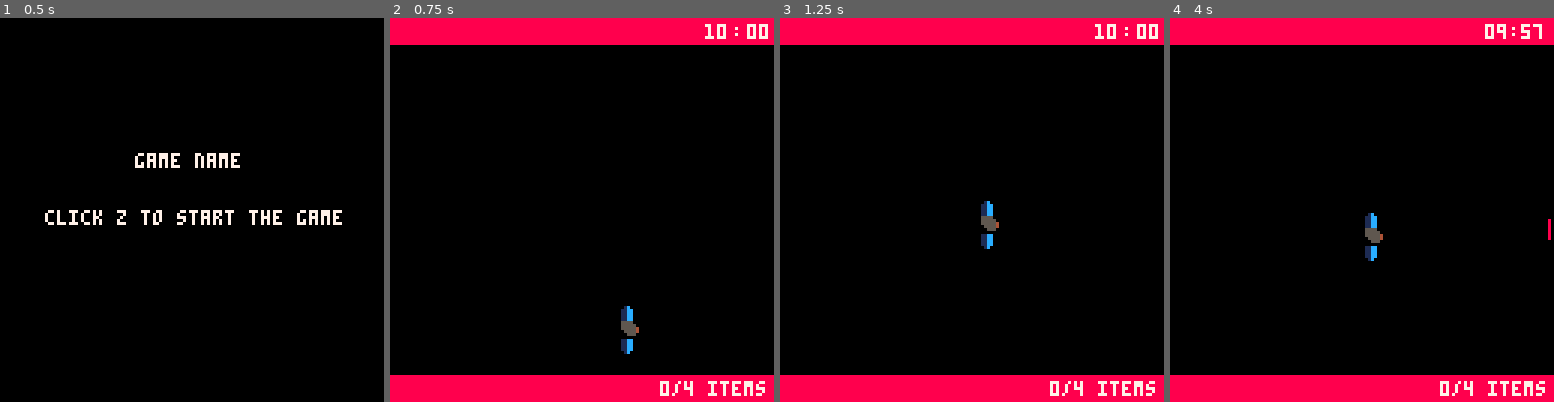
Above: before the commit, frames 1-4 (left to right).
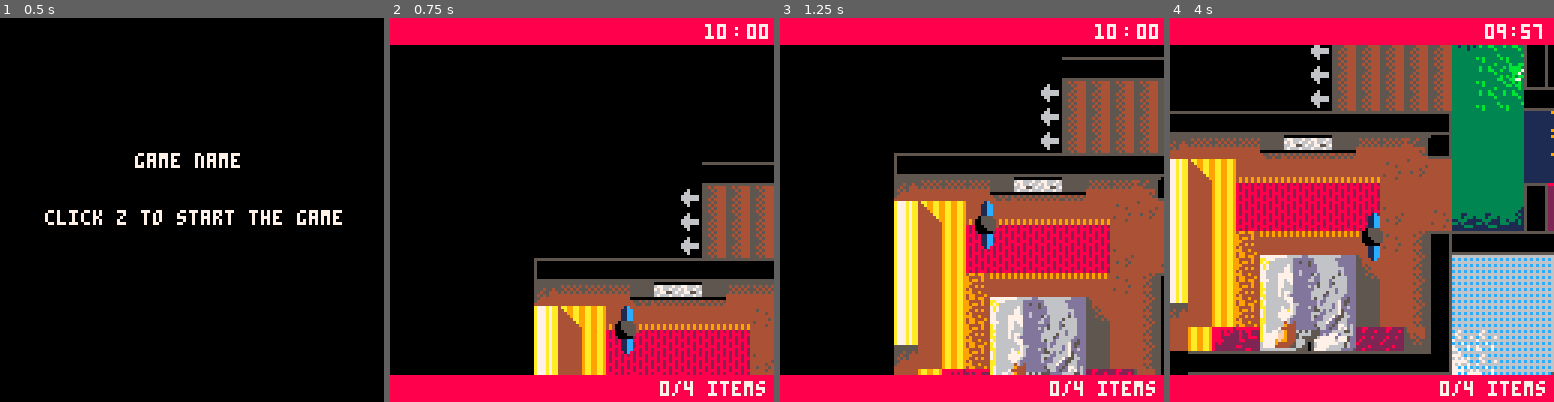
Above: after the commit, the same moments.

Repository: aquelemiguel/retrojam-2017
Game: PICO-8 cartridge temp.p8
Two runs of this game, one before a commit and one after it. Both use one fixed random seed, a clock stepped at 60 frames per second and the inputs below.
Inputs:
- Up to frame 1 (0.5 s): no input
- Up to frame 2 (0.75 s): tap O (Z key) at 0.7 s
- Up to frame 3 (1.25 s): no input
- Up to frame 4 (4 s): hold Right 1.6-2.1 s; tap O (Z key) every 0.4 s from 1.7 to 3.7 s; hold Up 2.15-2.42 s; hold Right 2.47-3.03 s; hold Left 3.08-3.58 s; hold Down 3.63-3.97 s

Frame 1 is identical in both runs. In frame 2, 20% of the frame differs, in the area x 37-100%, y 37-93%; in frame 3, 42%; in frame 4, 67%, in the area x 0-100%, y 7-93%.

Commit message:
wow que heurge incrivel

Diff:
--- a/temp.p8
+++ b/temp.p8
@@ -318,12 +318,13 @@
         --here place the processes used in common in all states, ex movement
     if(player.task == "suit") then  --if current task is searching for suit then sees in what part of the clues he is in
             if(player.currentclue == 1) then
+
+                local old_camx = camx
+      					local old_camy = camy
+
+
+
                 if (game.text == "main wardrobe" and fget(103, 7)) then
-
-        				local old_camx = camx;
-        				local old_camy = camy;
-        				sfx(25)
-
             		display_text("quit toying around! i gotta get to work", 30, 140, 150, 150)
             		fset(103,7,false)
         			player.currentclue = 2
@@ -340,15 +341,23 @@
                  if (game.text == "kids wardrobe" and fget(79, 7)) then
             		display_text("spoons up ma butt spoons up ma butt spoons up ma butt spoons up ma butt spoons up ma butt spoons up ma butt", 30, 140, 150, 150)
             		fset(206,7,false)
-        			player.currentclue = 3
+        			player.currentclue = 1
         			player.task = "suitcase"
         		end
         	end
 
         elseif(player.task == "suitcase") then  --if current task is searching for suit then sees in what part of the clues he is in
             if(player.currentclue == 1) then
-                print("does it achieved the first clue")
-                --checks if player got the clue, in that case stores the current clue
+                if (game.text == "toilet" and (fget(224, 7) or fget(225, 7) or fget(240, 7) or fget(241, 7) )) then
+            		display_text("you pick up a key behind the teddy bear! what could this open?", 30, 140, 150, 150)
+            		fset(224,7,false)
+            		fset(225,7,false)
+        		    fset(240,7,false)
+            		fset(241,7,false)
+
+
+        			player.currentclue = 2
+            	end
             elseif(player.currentclue == 2) then
                 print("does things")
             elseif(player.currentclue == 3) then
@@ -423,10 +432,10 @@
     	spr(222,player.x,player.y+4, 1, 1, true, false)
     	spr(223,player.x-8,player.y+4, 1, 1, true, false)
     elseif was_pressed and player.direction == 2 then
-    	spr(206,player.x,player.y+4, 1, 1, false, true)
-    	spr(207,player.x+8,player.y+4, 1, 1, false, true)
-    	spr(222,player.x,player.y-4, 1, 1, false, true)
-    	spr(223,player.x+8,player.y-4, 1, 1, false, true)
+    	spr(204,player.x,player.y+4, 1, 1, false, true)
+    	spr(205,player.x+8,player.y+4, 1, 1, false, true)
+    	spr(220,player.x,player.y-4, 1, 1, false, true)
+    	spr(221,player.x+8,player.y-4, 1, 1, false, true)
     else
     	spr(1,player.x,player.y-4)
     	spr(2,player.x,player.y+4)
@@ -697,127 +706,169 @@
 
 
 
-…(124 lines of a section not shown)…
+__gff__
+0001010000008000000101010100000001010000000000000081010101000100000100008100000000810101010000000001010101010100008101010101838300030102000200020003010000000001020002000000000000000000000000010200020000000000010101000000000000000000000000000000000000000000
+0000000000000000000000000000000000000000000000000000000000000000818100000000000000000000000000000000000000000000000000000000000080008081810000008000000000000000000000818101010000000000000000008181810000010100000000000000000081818181000000000000000000000000
+__map__
+0808080808080808080808080808080808080808080808000000000000000000000000000000000000000000000000000000000000000000000000000000000000000000000000000000000000000000000000000000000000000000000000000000000000000000000000000000000000000000000000000000000000000000
+0808080808080808080808080808080808080808080800080000000000000000000000000000000000000000000000000000000000000000000000000000000000000000000000000000000000000000000000000000000000000000000000000000000000000000000000000000000000000000000000000000000000000000
+0808080808080808080808080808080808080808080800000000000000000000000000000000313131313131312100000000000000000000000000000000000000000000000000000000000000000000000000000000000000000000000000000000000000000000000000000000000000000000000000000000000000000000
+080808080808080808080808080808080808080808080000000000000000000000000000058c588b58585856560000000000000000000000000000000000000000000000000000000000000000000000000000000000000000000000000000000000000000000000000000000000000000000000000000000000000000000000
+0808080808080808080808080808080808080808080800000000000000000000000000000505050505885656570800000000000000000000000000000000000000000000000000000000000000000000000000000000000000000000000000000000000000000000000000000000000000000000000000000000000000000000
+0808080808080808080808080808080808080808080000000000000000000000000000000505050e0e0e0e0e0ea008000000000000000000000000000000000000000000000000000000000000000000000000000000000000000000000000000000000000000000000000000000000000000000000000000000000000000000
+0808080808080808080808080831313131313131312100000000000000000000000000000505050e0e0e0e0e0ea008000000000000000000000000000000000000000000000000000000000000000000000000000000000000000000000000000000000000000000000000000000000000000000000000000000000000000000
+080808080808080808080808a10e0e0e0e0e5856563200080800000000000000000000001414143631313131312108000000000000000000000000000000000000000000000000000000000000000000000000000000000000000000000000000000000000000000000000000000000000000000000000000000000000000000
+080808080808080808080808a10e0e0e0e0e055657320000000000000000000000000032648c8b97976496620b3200000000000000000000000000000000000000000000000000000000000000000000000000000000000000000000000000000000000000000000000000000000000000000000000000000000000000000000
+080808080808080808080808a10e0e0e0e0e055656313131313131313121000000000032948a8864c5c664620c3200000000000000000000000000000000000000000000000000000000000000000000000000000000000000000000000000000000000000000000000000000000000000000000000000000000000000000000
+0808080808083631313131313131313131210505054e6043414860265c3200000000003284898a64d5d66464863200000000000000000000000000000000000000000000000000000000000000000000000000000000000000000000000000000000000000000000000000000000000000000000000000000000000000000000
+0808080808080f1f1f1f103e3e111f1f2f330505054e6052455060265c3200000000003285956464e5e66464873200000000000000000000000000000000000000000000000000000000000000000000000000000000000000000000000000000000000000000000000000000000000000000000000000000000000000000000
+000008000000670d663737373737375455060505054e4e60606060265c32000000000032c3c46464f5f66464873208000000000000000000000000000000000000000000000000000000000000000000000000000000000000000000000000000000000000000000000000000000000000000000000000000000000000000000
+000000000000670666171717171717060606050505354f4e494e26495c32000000000032d3d4646464646464643208080808080808080808000000000000000000000000000000000000000000000000000000000000000000000000000000000000000000000000000000000000000000000000000000000000000000000000
+0000000000006706661717171717175506545b5b5a325f5d4be25d4b5e320000000000323131219091133631313131313131312108080808000000000000000000000000000000000000000000000000000000000000000000000000000000000000000000000000000000000000000000000000000000000000000000000000
+0000000000006706662e3838383838542d353131313131313131313131330000000000326f751313131313766f3280797a047f3208080808000000000000000000000000000000000000000000000000000000000000000000000000000000000000000000000000000000000000000000000000000000000000000000000000
+0000000000006706662e090a0b0c1d062d324d4d4d4d4d4d6e6d32000000000000000032777217171717177377070707077e7d3208080808000000000000000000000000000000000000000000000000000000000000000000000000000000000000000000000000000000000000000000000000000000000000000000000000
+0000000000006706662e191a1b1c13062d324d4d4d4d4d4d6e6e3200000000000000003213170606700606171307c27c927e7d3208080808000000000000000000000000000000000000000000000000000000000000000000000000000000000000000000000000000000000000000000000000000000000000000000000000
+0000000000000f06662e292a2b2c13062d324d4d4d4d4d4d4d4d32000000000000000032131765066f0665171307c27c927e7d3208080808000000000000000000000000000000000000000000000000000000000000000000000000000000000000000000000000000000000000000000000000000000000000000000000000
+0000000000000666696a393a3b3c686830326b6b4d4d4d4de0e13200000000000000003213170606700606171307c27c927e7d3208080808000000000000000000000000000000000000000000000000000000000000000000000000000000000000000000000000000000000000000000000000000000000000000000000000
+0000000000000831313131313131313131336c6b4d4df2f3f0f1320000000000000000327871171717171774780707070707273208080808000000000000000000000000000000000000000000000000000000000000000000000000000000000000000000000000000000000000000000000000000000000000000000000000
+0000000000000000080000000000000000003631313131313131210000000000000000326f751313131313766f3581838383823208080808000000000000000000000000000000000000000000000000000000000000000000000000000000000000000000000000000000000000000000000000000000000000000000000000
+0000000000000000000000000000000000000000000000000000080000000000000008363131313131313131313131313131313300000000000000000000000000000000000000000000000000000000000000000000000000000000000000000000000000000000000000000000000000000000000000000000000000000000
+0000000000000000000000000000000000000000000000000000000000000000000000080800000000000000000000000000000000000000000000000000000000000000000000000000000000000000000000000000000000000000000000000000000000000000000000000000000000000000000000000000000000000000
+0000000000000000000000000000000000000000000000000000000000000000000000000808080808080808080000000000000000000000000000000000000000000000000000000000000000000000000000000000000000000000000000000000000000000000000000000000000000000000000000000000000000000000
+0000000000000000000000000000000000000000000000000000000000000000000000000808080808080808080808080000000000000000000000000000000000000000000000000000000000000000000000000000000000000000000000000000000000000000000000000000000000000000000000000000000000000000
+0000000000000000000000000000000000000000000000000000000000000808080008000808080808080808080800000000000000000000000000000000000000000000000000000000000000000000000000000000000000000000000000000000000000000000000000000000000000000000000000000000000000000000
+0000000000000000000000000000000000000000000000000000000000000000000000000808080808080808080000000008000000000000000000000000000000000000000000000000000000000000000000000000000000000000000000000000000000000000000000000000000000000000000000000000000000000000
+0000000000000000000000000000000000000000000000000000000000000000000000080808080808080808080800000808000008080800000000000000000000000000000000000000000000000000000000000000000000000000000000000000000000000000000000000000000000000000000000000000000000000000
+0000000000000000000000000000000000000000000000000000000000000808080808080808080808080808080808000008000800080800000000000000000000000000000000000000000000000000000000000000000000000000000000000000000000000000000000000000000000000000000000000000000000000000
+0000000000000000000000000000000000000000000000000000000000080808080800080808080808080808080808000000000000000000000000000000000000000000000000000000000000000000000000000000000000000000000000000000000000000000000000000000000000000000000000000000000000000000
+0000000000000000000000000000000000000000000000000000000000000000000000000808080808080808080800000000000000000000000000000000000000000000000000000000000000000000000000000000000000000000000000000000000000000000000000000000000000000000000000000000000000000000
+…(130 lines of a section not shown)…
Not shown, changed: 164 lines of the sprite sheet (__gfx__) section of temp.p8
Not shown, changed: the sound effects (__sfx__) section of temp.p8
